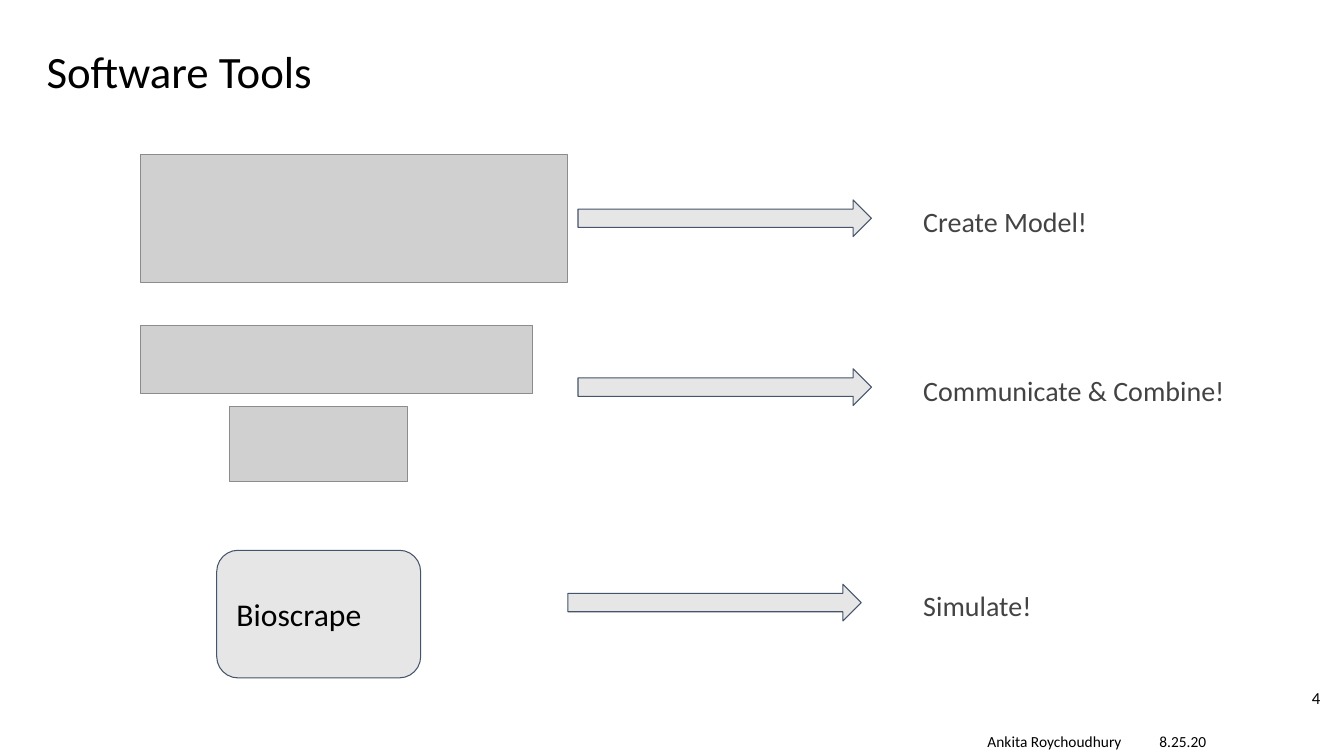
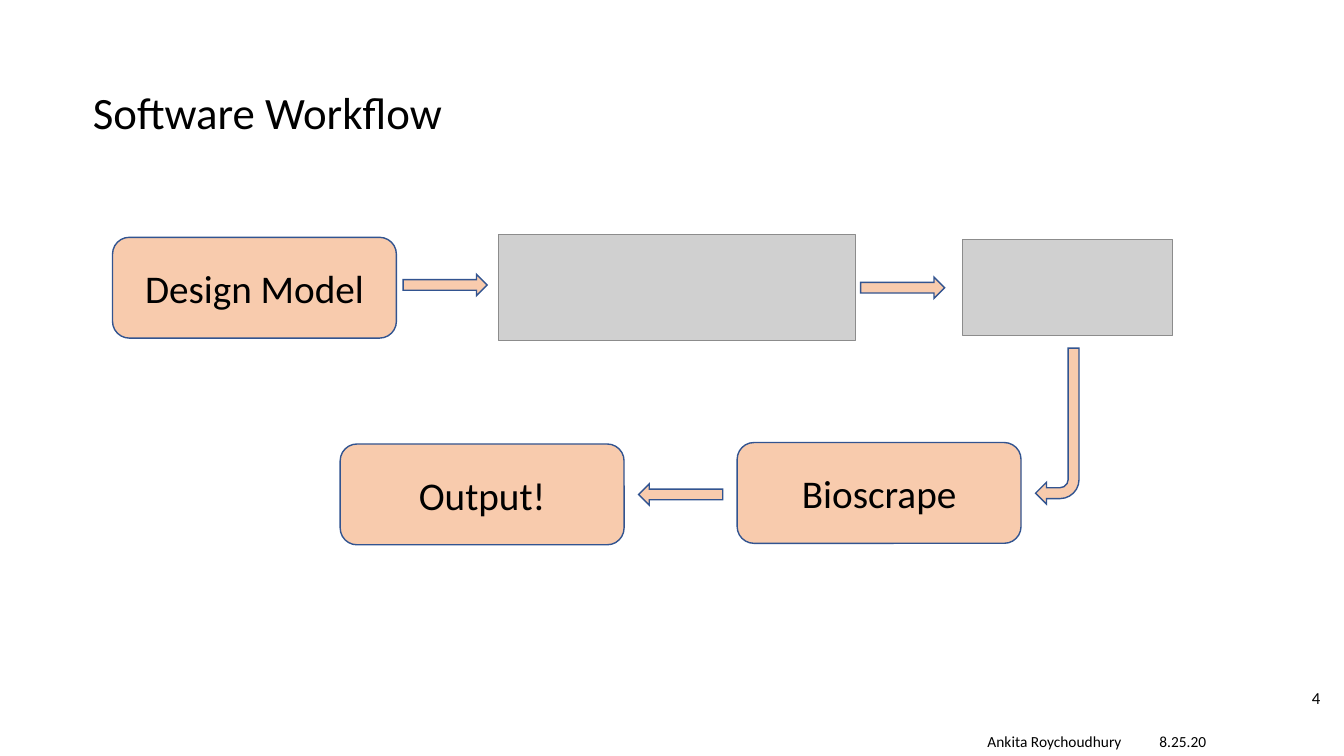
Before and after one commit to AnkitaRoychoudhury/ug_murray, a slide deck: slide 4 of miscellaneous/presentations/20200825_labmtg.pptx. Drawn at 1344x756 pixels with LibreOffice and Linux fonts; fonts in the diff are those of the drawing; grey boxes stand for pictures; background and template pictures are left out. Boxes give left, top, right and bottom in pixels: in the first picture for what was removed or moved away, otherwise in the second. Text is boxed around its words. In the diff, an @@ line names an element or a change of style, - is before the commit and + after.

```diff
--- a/miscellaneous/presentations/20200825_labmtg.pptx
+++ b/miscellaneous/presentations/20200825_labmtg.pptx
@@ title at [93,98,442,130]: text changed @@
-Software Tools
+Software Workflow
@@ picture removed at [140,154,568,282] @@
@@ right arrow removed at [578,200,871,236] @@
@@ text removed at [923,212,1087,232] @@
-Create Model!
@@ right arrow at [403,274,487,295]: fill #E7E6E6 to #F8CBAD; outline #44546A 0.75 pt to #325491 1 pt; proportions changed @@
@@ right arrow: place and size @@
-right arrow at [578,369,871,405]
+right arrow at [403,274,487,295]
@@ right arrow: place and size @@
-right arrow at [568,585,861,621]
+right arrow at [861,277,945,298]
@@ right arrow at [861,277,945,298]: fill #E7E6E6 to #F8CBAD; outline #44546A 0.75 pt to #325491 1 pt; proportions changed @@
@@ picture removed at [140,326,532,394] @@
@@ text removed at [923,381,1224,401] @@
-Communicate & Combine!
@@ picture removed at [230,406,407,482] @@
@@ group added at [113,235,1173,545]: 2 rounded rectangles, 2 pictures, 1 bent arrow, 1 right arrow @@
+Design Model
+Output!
@@ rounded rectangle "Bioscrape": place and size @@
-rounded rectangle "Bioscrape" at [217,551,420,679]
+rounded rectangle "Bioscrape" at [737,443,1021,543]
@@ rounded rectangle "Bioscrape" at [737,443,1021,543]: size 22.7 to 28 pt; alignment left to centre; fill #E7E6E6 to #F8CBAD; outline #44546A 0.75 pt to #325491 1 pt; proportions changed @@
@@ text removed at [923,596,1031,616] @@
-Simulate!
```
Also in this commit, not shown: 7 other slides changed, 11 other files.
